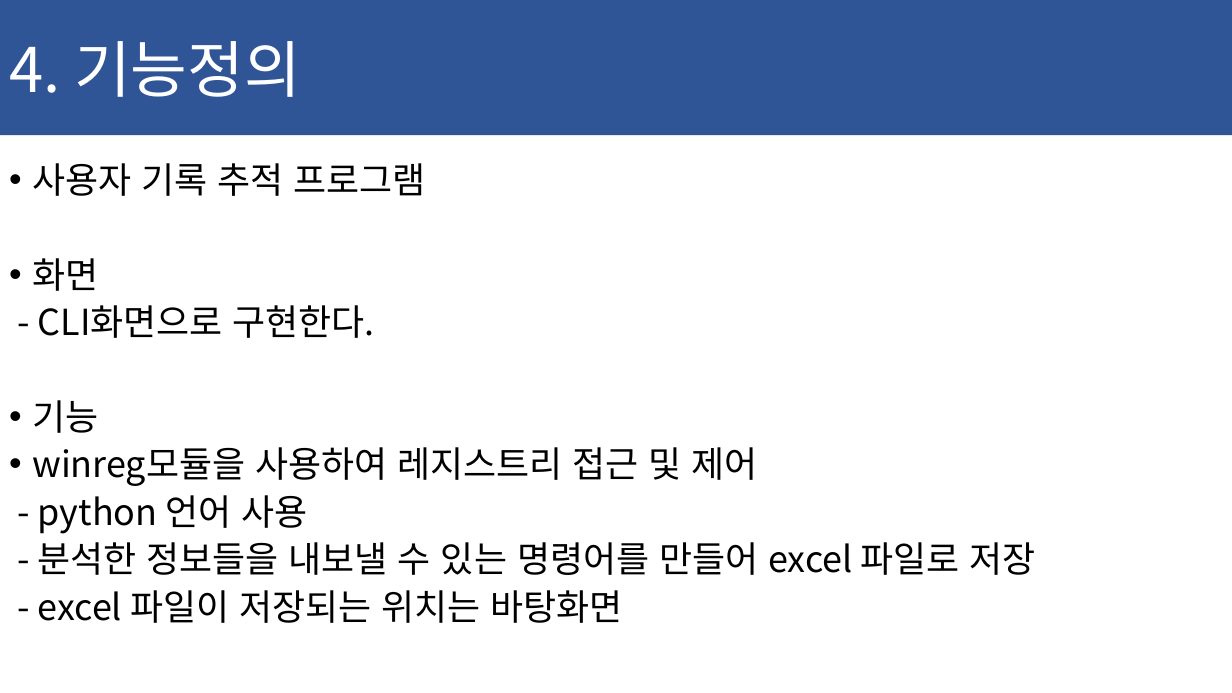
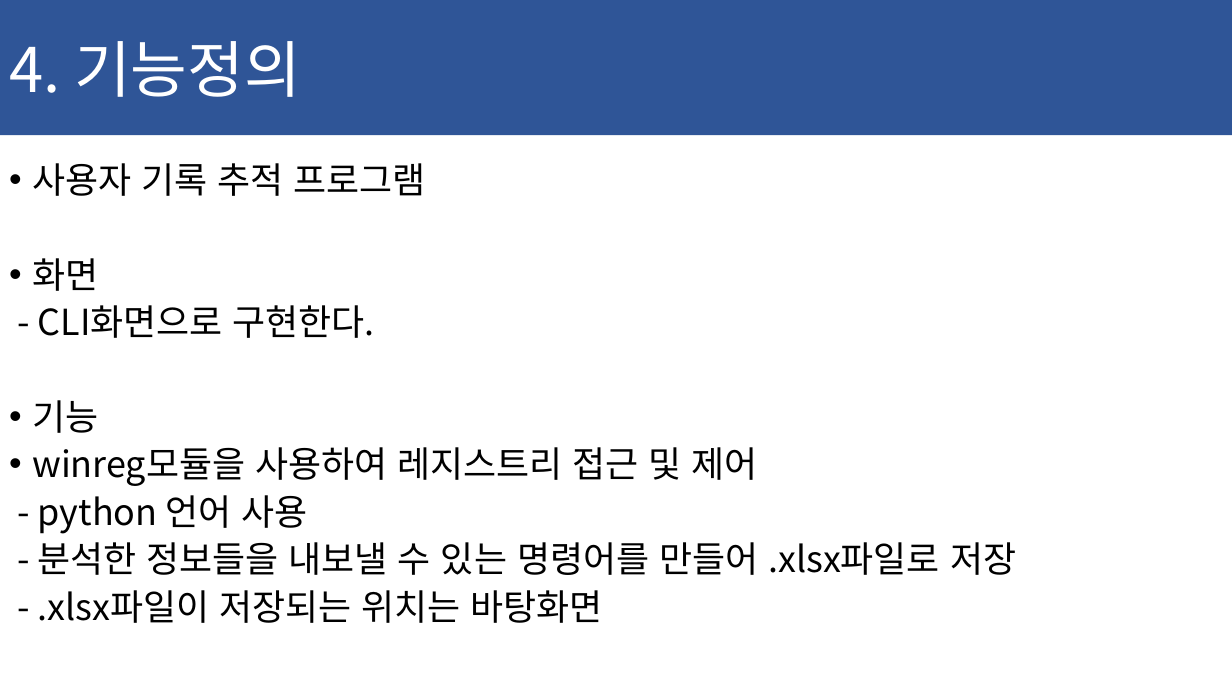
Before and after one commit to ChaeSung-Lee/DJ_InternShip, a slide deck: slide 22 of 2021_Summer/jp.hong/Project_BnD_jph.pptx. Drawn at 1232x693 pixels with LibreOffice and Linux fonts; fonts in the diff are those of the drawing. Boxes give left, top, right and bottom in pixels: in the first picture for what was removed or moved away, otherwise in the second. Text is boxed around its words. In the diff, an @@ line names an element or a change of style, - is before the commit and + after.

Commit message:
add def_fun

```diff
--- a/2021_Summer/jp.hong/Project_BnD_jph.pptx
+++ b/2021_Summer/jp.hong/Project_BnD_jph.pptx
@@ text at (x1=38, y1=542, x2=1016, y2=623): text changed @@
-- 분석한 정보들을 내보낼 수 있는 명령어를 만들어 excel 파일로 저장
-- excel 파일이 저장되는 위치는 바탕화면
+- 분석한 정보들을 내보낼 수 있는 명령어를 만들어 .xlsx파일로 저장
+- .xlsx파일이 저장되는 위치는 바탕화면
```
Also in this commit, not shown: 3 other slides changed, 1 slide added.
